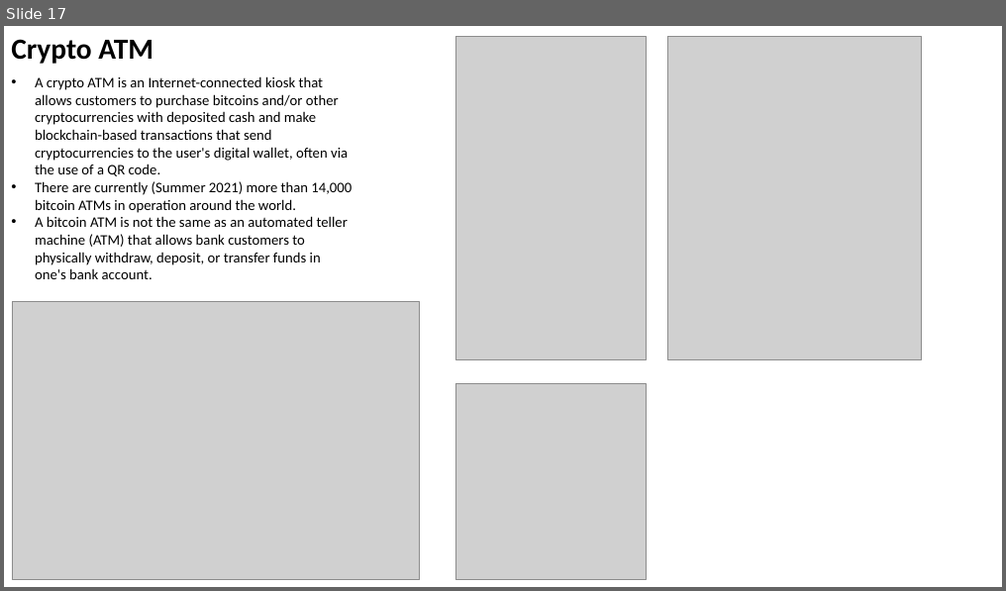
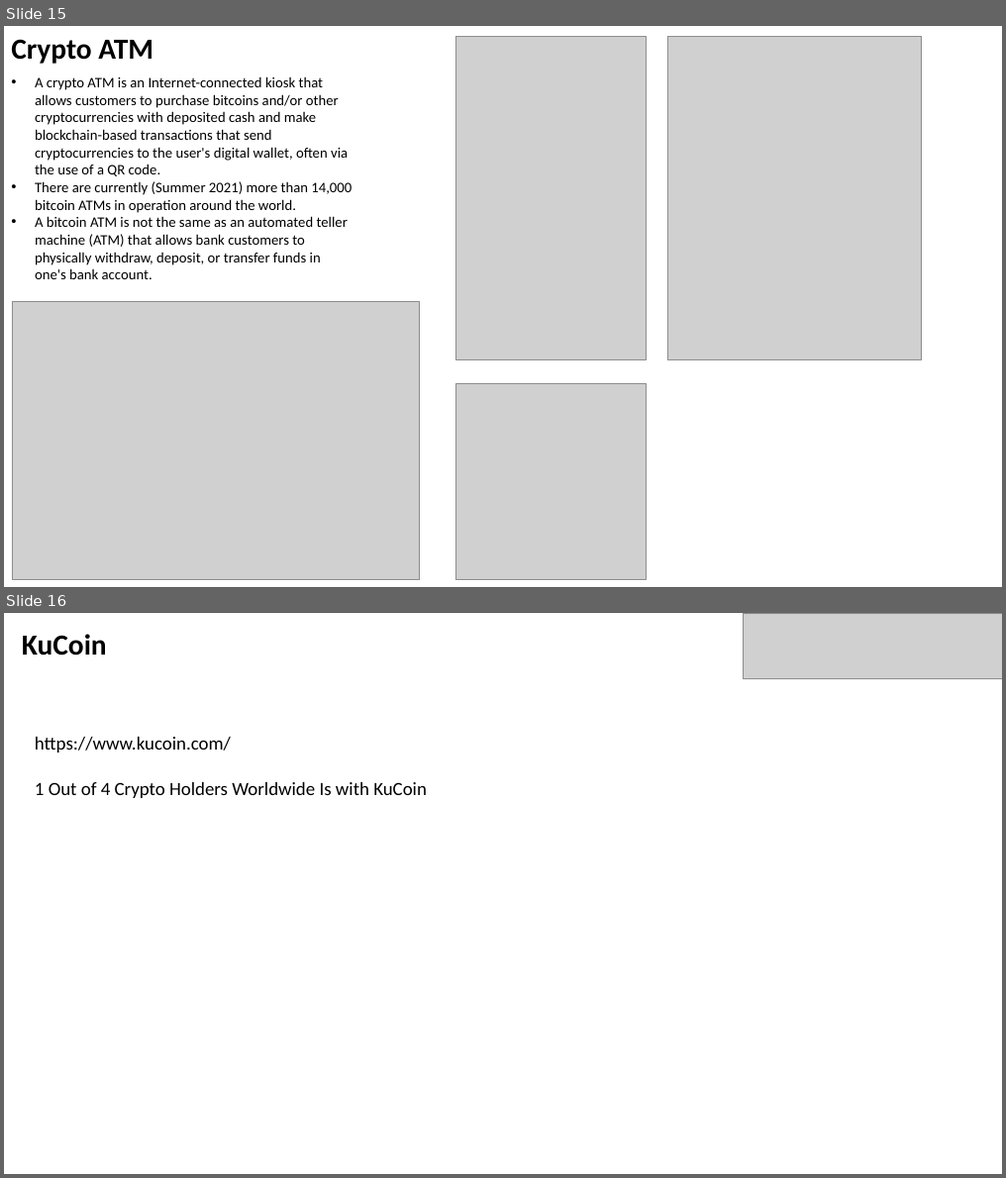
Before and after one commit to lselector/crypto, a slide deck: crypto_04_payment.pptx. Shown one above the other, each under a label of ours: slide 17 before the commit, slides 15 and 16 after it. The pictures are 1006x591 and 1006x1178 pixels, drawn with LibreOffice and Linux fonts; fonts in the diff are those of the drawing; grey boxes stand for pictures. Boxes give left, top, right and bottom in pixels: in the first picture for what was removed or moved away, otherwise in the second. Text is boxed around its words. In the diff, an @@ line names an element or a change of style, - is before the commit and + after.

```diff
--- a/crypto_04_payment.pptx
+++ b/crypto_04_payment.pptx
@@ slide 16 added at [4, 613, 1002, 1174], background #FFFFFF @@
@@ text added at [22, 634, 107, 656], 28 pt, text #000000, bold @@
+KuCoin
@@ picture added at [744, 613, 1002, 679] @@
@@ text added at [35, 737, 427, 798], 18 pt, text #000000 @@
+https://www.kucoin.com/
+1 Out of 4 Crypto Holders Worldwide Is with KuCoin
@@ what was slide 17 is now slide 15 @@
```
Also in this commit, not shown: 2 other slides added, 3 slides removed, 3 other files.
